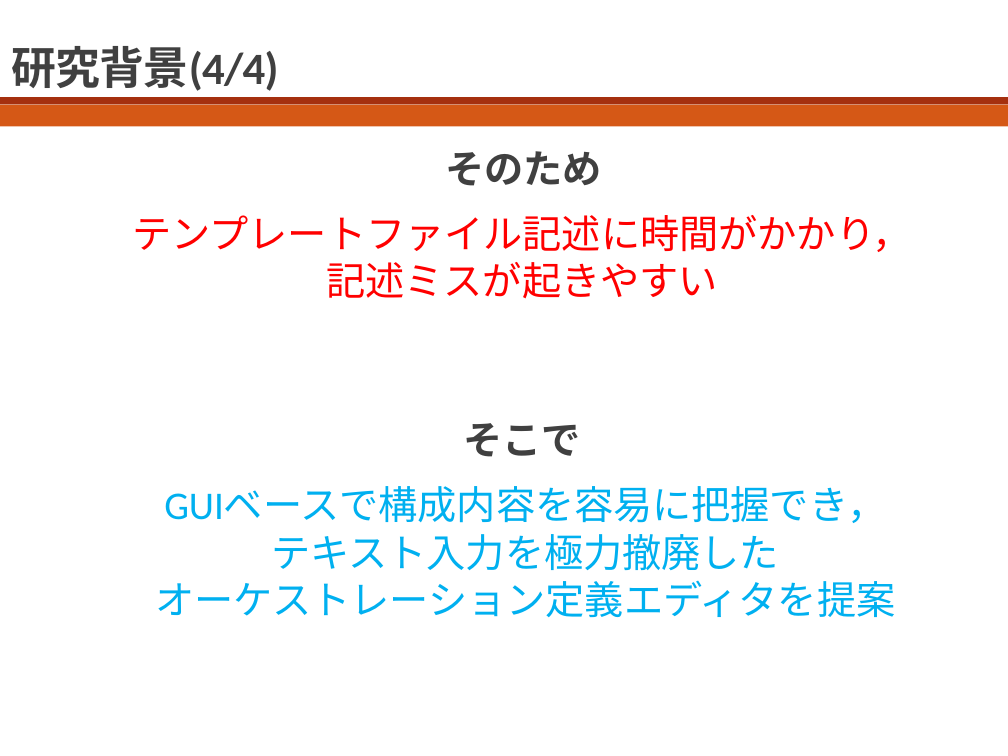
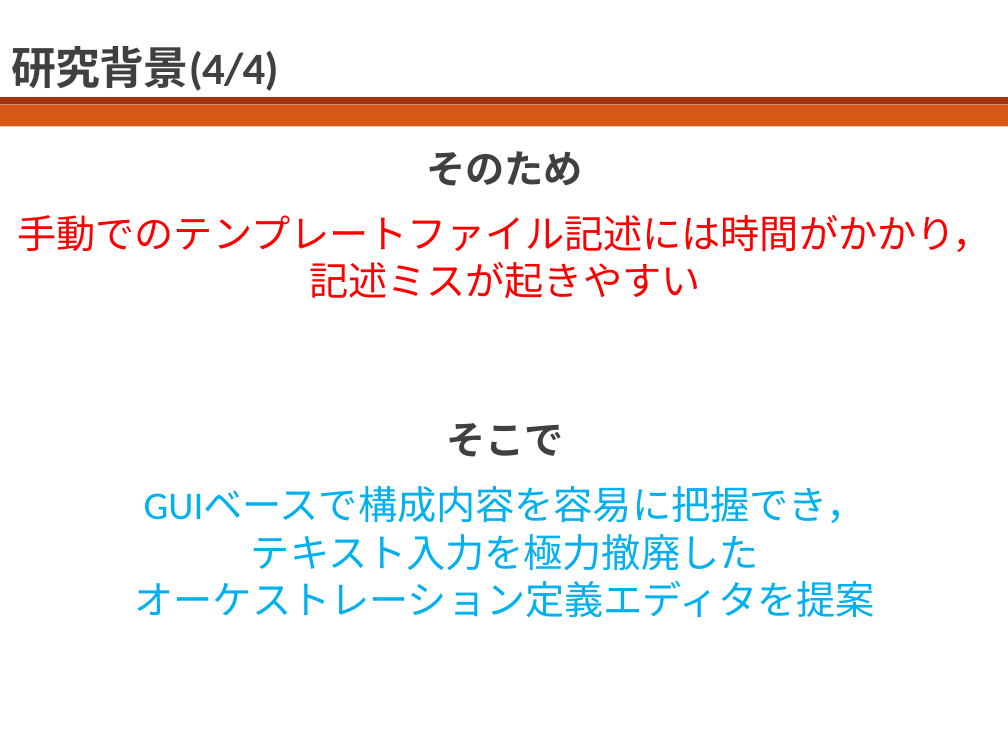
Before and after one commit to bokuhide/GUIToolCreate, a slide deck: slide 5 of 卒業論文本体/発表用スライド.pptx. Drawn at 1008x756 pixels with LibreOffice and Linux fonts; fonts in the diff are those of the drawing. Boxes give left, top, right and bottom in pixels: in the first picture for what was removed or moved away, otherwise in the second. Text is boxed around its words. In the diff, an @@ line names an element or a change of style, - is before the commit and + after.

```diff
--- a/卒業論文本体/発表用スライド.pptx
+++ b/卒業論文本体/発表用スライド.pptx
@@ text "そのため": place and size @@
-text "そのため" at (445, 151, 602, 186)
+text "そのため" at (426, 151, 583, 186)
@@ text "手動でのテンプレートファイル記述には時間がかかり，": place and size @@
-text "手動でのテンプレートファイル記述には時間がかかり，" at (133, 215, 912, 299)
+text "手動でのテンプレートファイル記述には時間がかかり，" at (17, 215, 992, 299)
@@ text at (17, 215, 992, 252): text changed @@
-テンプレートファイル記述に時間がかかり，
+手動でのテンプレートファイル記述には時間がかかり，
@@ text "そこで": place and size @@
-text "そこで" at (463, 423, 580, 457)
+text "そこで" at (446, 423, 563, 457)
@@ text "GUIベースで構成内容を容易に把握でき，": place and size @@
-text "GUIベースで構成内容を容易に把握でき，" at (155, 487, 895, 617)
+text "GUIベースで構成内容を容易に把握でき，" at (135, 487, 875, 617)
```
Also in this commit, not shown: 9 other slides changed, 1 slide added, 17 other files.
